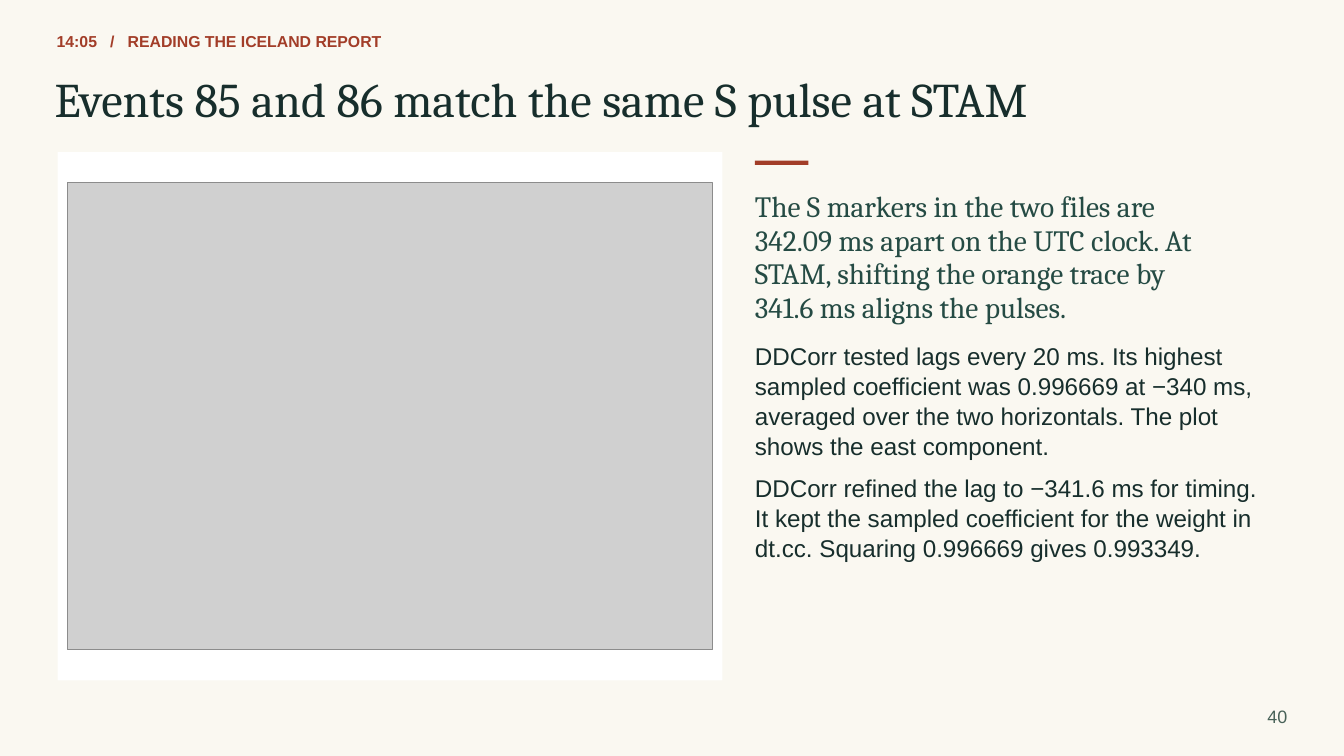
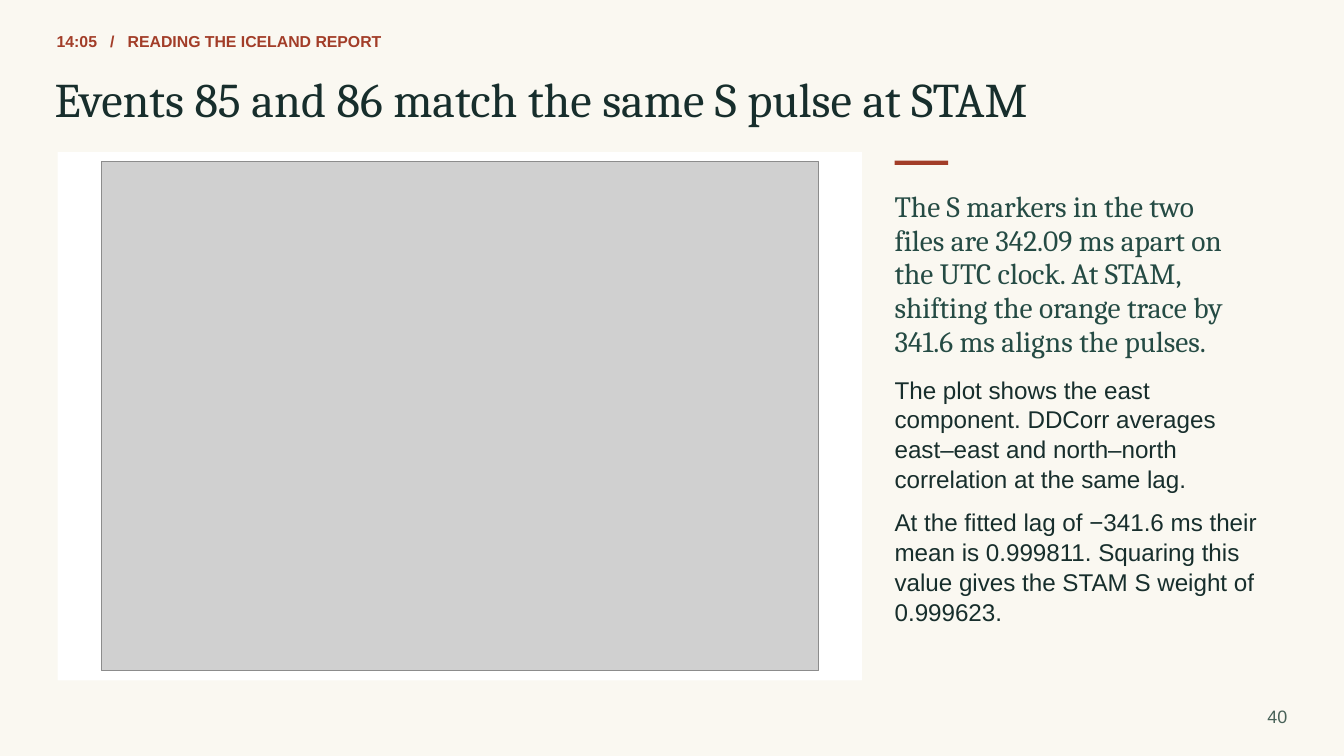
Before and after one commit to eliasrh/DDCorr.jl, a slide deck: slide 40 of teaching/DDCorr_minicourse.pptx. Drawn at 1344x756 pixels with LibreOffice and Linux fonts; fonts in the diff are those of the drawing; grey boxes stand for pictures. Boxes give left, top, right and bottom in pixels: in the first picture for what was removed or moved away, otherwise in the second. Text is boxed around its words. In the diff, an @@ line names an element or a change of style, - is before the commit and + after.

```diff
--- a/teaching/DDCorr_minicourse.pptx
+++ b/teaching/DDCorr_minicourse.pptx
@@ rectangle: place and size @@
-rectangle at <box>57,152,722,681</box>
+rectangle at <box>57,152,862,681</box>
@@ picture: place and size @@
-picture at <box>68,182,714,649</box>
+picture at <box>101,161,819,670</box>
@@ rectangle: place and size @@
-rectangle at <box>755,160,809,164</box>
+rectangle at <box>895,160,949,164</box>
@@ text at <box>895,196,1193,218</box>: text changed @@
-The S markers in the two files are
+The S markers in the two
@@ text at <box>895,230,1222,257</box>: text changed @@
-342.09 ms apart on the UTC clock. At
+files are 342.09 ms apart on
@@ text added at <box>895,263,1182,288</box>, 21 pt, text #254B44 @@
+the UTC clock. At STAM,
@@ text at <box>895,297,1222,325</box>: text changed @@
-STAM, shifting the orange trace by
+shifting the orange trace by
@@ text "341.6 ms aligns the pulses.": place and size @@
-text "341.6 ms aligns the pulses." at <box>755,297,1066,325</box>
+text "341.6 ms aligns the pulses." at <box>895,331,1206,359</box>
@@ text removed at <box>755,347,1222,370</box> @@
-DDCorr tested lags every 20 ms. Its highest
@@ text removed at <box>755,377,1252,400</box> @@
-sampled coefficient was 0.996669 at −340 ms,
@@ text at <box>895,381,1150,404</box>: text changed @@
-shows the east component.
+The plot shows the east
@@ text removed at <box>755,407,1218,430</box> @@
-averaged over the two horizontals. The plot
@@ text added at <box>895,411,1215,433</box>, 17.2 pt, text #172E2C @@
+component. DDCorr averages
@@ text added at <box>895,440,1177,459</box>, 17.2 pt, text #172E2C @@
+east–east and north–north
@@ text added at <box>895,470,1186,493</box>, 17.2 pt, text #172E2C @@
+correlation at the same lag.
@@ text removed at <box>755,509,1252,532</box> @@
-It kept the sampled coefficient for the weight in
@@ text removed at <box>755,539,1200,562</box> @@
-dt.cc. Squaring 0.996669 gives 0.993349.
@@ text at <box>895,513,1257,536</box>: text changed @@
-DDCorr refined the lag to −341.6 ms for timing.
+At the fitted lag of −341.6 ms their
@@ text added at <box>895,543,1240,566</box>, 17.2 pt, text #172E2C @@
+mean is 0.999811. Squaring this
@@ text added at <box>895,573,1254,596</box>, 17.2 pt, text #172E2C @@
+value gives the STAM S weight of
@@ text added at <box>895,604,1002,622</box>, 17.2 pt, text #172E2C @@
+0.999623.
```
Also in this commit, not shown: 16 other slides changed, 20 other files.
